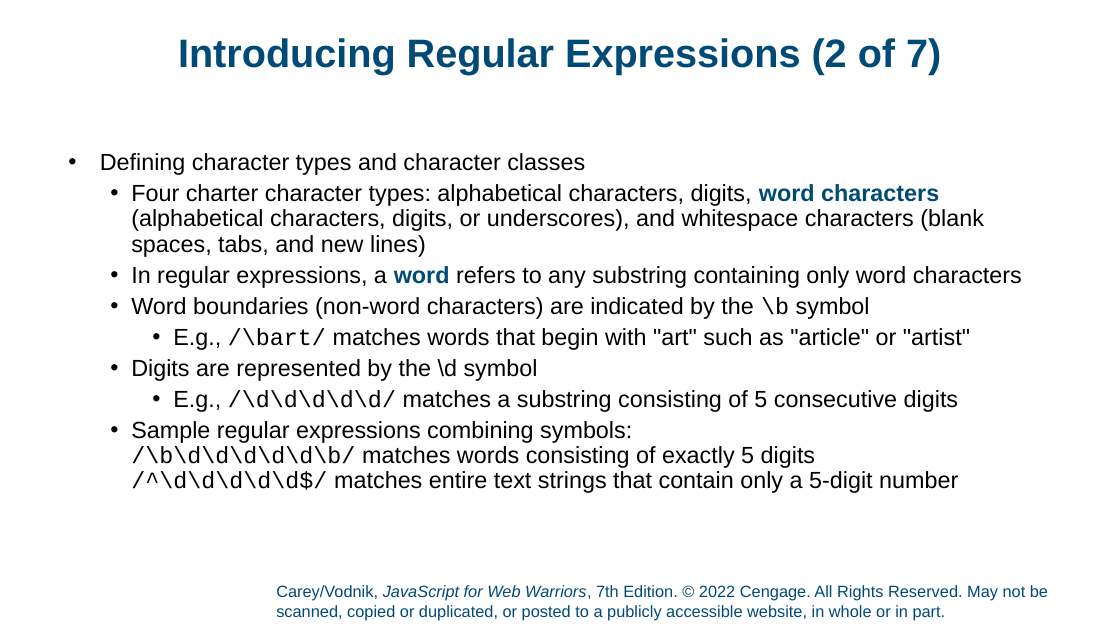
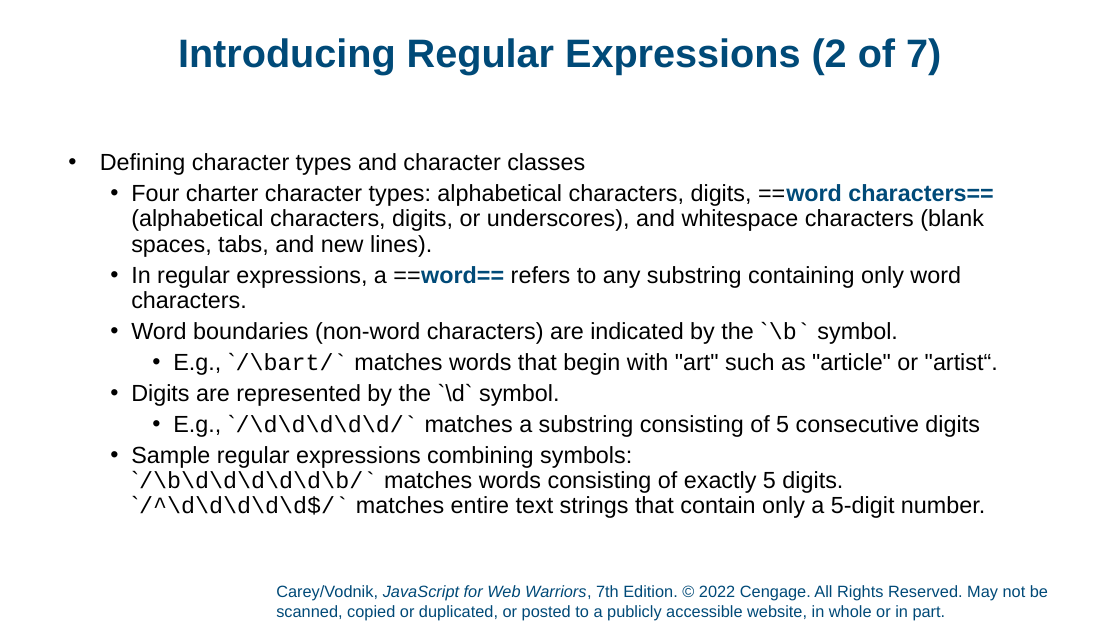
Before and after one commit to RankenTechnicalCollege/awd-1000-all-coursework-AngelaWaynwood, a slide deck: slide 17 of JavaScript/power-point-slides/Carey_JavaScript_7e_PPT_CH07.pptx. Drawn at 1120x630 pixels with LibreOffice and Linux fonts; fonts in the diff are those of the drawing; background and template pictures are left out. Boxes give left, top, right and bottom in pixels: in the first picture for what was removed or moved away, otherwise in the second. Text is boxed around its words. In the diff, an @@ line names an element or a change of style, - is before the commit and + after.

```diff
--- a/JavaScript/power-point-slides/Carey_JavaScript_7e_PPT_CH07.pptx
+++ b/JavaScript/power-point-slides/Carey_JavaScript_7e_PPT_CH07.pptx
@@ text at [131,184,998,518]: text changed @@
-  • Four charter character types: alphabetical characters, digits, word characters (alphabetical characters, digits, or underscores), and whitespace characters (blank spaces, tabs, and new lines)
-  • In regular expressions, a word refers to any substring containing only word characters
-  • Word boundaries (non-word characters) are indicated by the \b symbol
-    • E.g., /\bart/ matches words that begin with "art" such as "article" or "artist"
-  • Digits are represented by the \d symbol
-    • E.g., /\d\d\d\d\d/ matches a substring consisting of 5 consecutive digits
-  • Sample regular expressions combining symbols:
-    /\b\d\d\d\d\d\b/ matches words consisting of exactly 5 digits
-    /^\d\d\d\d\d$/ matches entire text strings that contain only a 5-digit number
+  • Four charter character types: alphabetical characters, digits, ==word characters== (alphabetical characters, digits, or underscores), and whitespace characters (blank spaces, tabs, and new lines).
+  • In regular expressions, a ==word== refers to any substring containing only word characters.
+  • Word boundaries (non-word characters) are indicated by the `\b` symbol.
+    • E.g., `/\bart/` matches words that begin with "art" such as "article" or "artist“.
+  • Digits are represented by the `\d` symbol.
+    • E.g., `/\d\d\d\d\d/` matches a substring consisting of 5 consecutive digits
+  • Sample regular expressions combining symbols:
+    `/\b\d\d\d\d\d\b/` matches words consisting of exactly 5 digits.
+    `/^\d\d\d\d\d$/` matches entire text strings that contain only a 5-digit number.
```
Also in this commit, not shown: 2 other slides changed, 1 other file.
